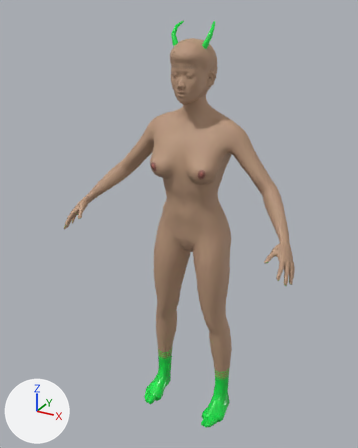
Before and after pictures for a commit that changed the glTF model public/assets/chars/npc/raven.glb.
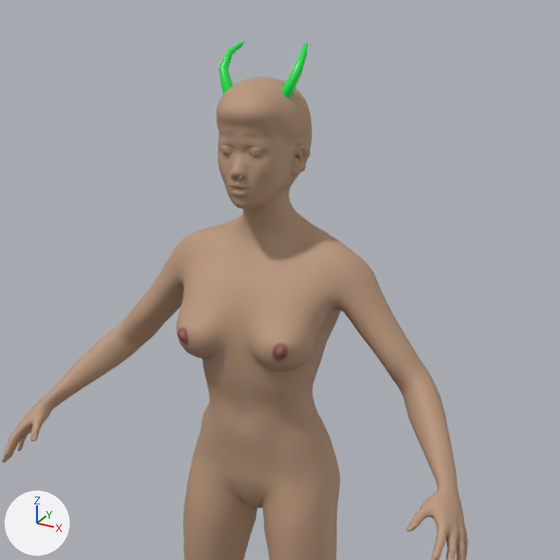
Each version appears first whole from a 50 mm camera at (0.952, -1.894, 1.924) aimed at (-0.041, -0.09, 1.022), and next in a close-up on the part from 18% to 95% of the width and 0% to 62% of the height. Lighting does not change. The marker at lower left points along +X, +Y and +Z. The first two pictures are the older version. Vertices at exactly the same position are counted once.

Names of what the first close-up shows: 'raven'.
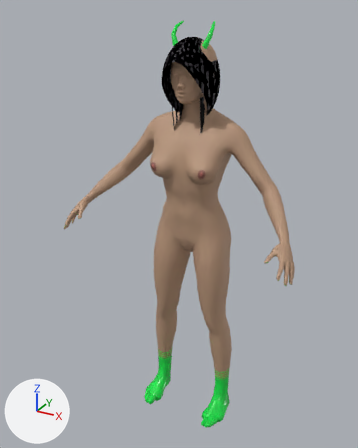
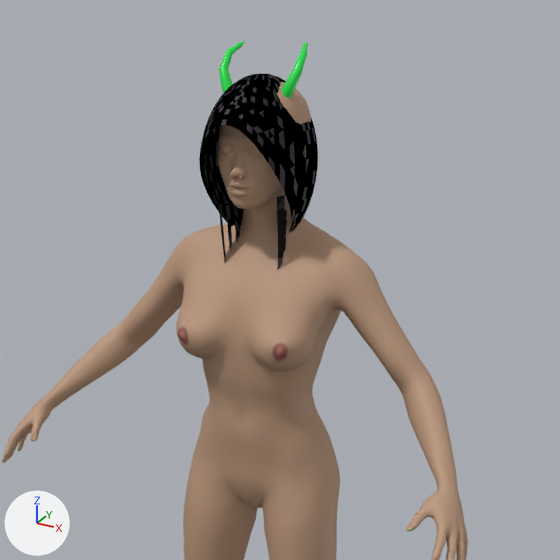
The change, as a list of edits to the scene's bpy script:
```text
Change me_raven:
    used by ob_raven; location = (0.0, 0.0, 0.0)
    remove me_raven.from_pydata(...)  # 13994 vertices, 27900 faces; spans x -0.55..0.55, y -0.33..0.1, z -0.01..1.87
    add me_raven.from_pydata(...)  # 15235 vertices, 29678 faces; spans x -0.55..0.55, y -0.33..0.11, z -0.01..1.87
    me_raven part 1: 12 vertices moved within x -0.02..0.02, y -0.14..-0.13, z 1.59..1.6; 213 vertices removed from x -0.03..0.04, y -0.14..-0.05, z 1.57..1.65; 1454 vertices added at x -0.1..0.1, y -0.2..0.11, z 1.11..1.81
```

Changed parts and their boxes [x1, y1, x2, y2] in the close-ups (560 x 560 px):
part 1 of me_raven, built on (mostly hidden before): before [230, 195, 255, 205]; after [199, 74, 318, 270]
